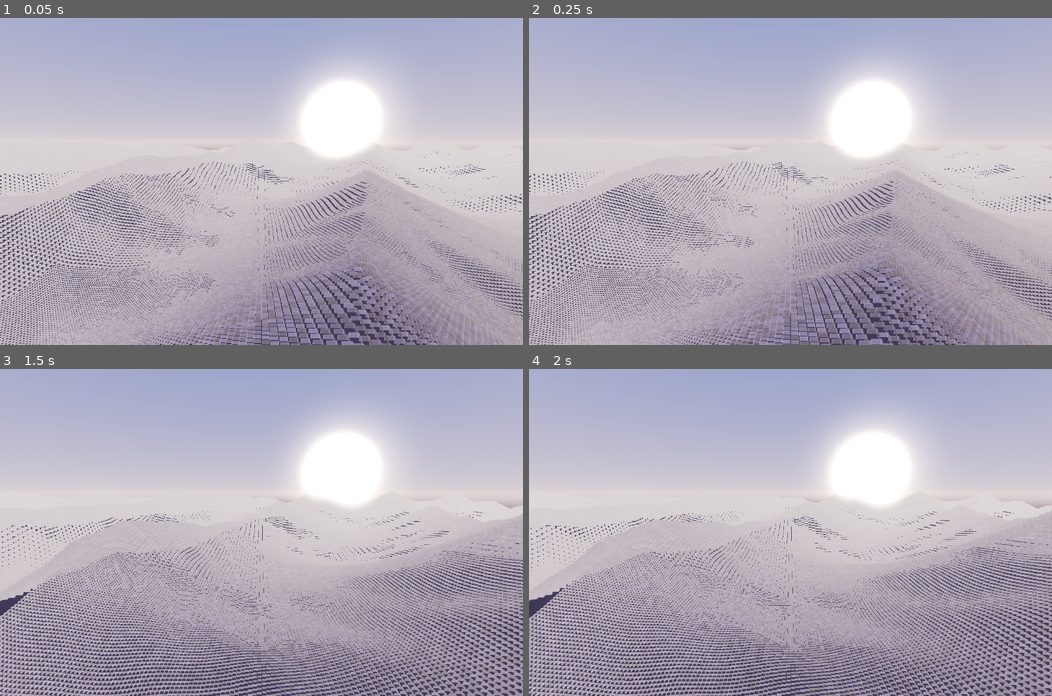
Above: before the commit, frames 1-4 (two rows, left to right).
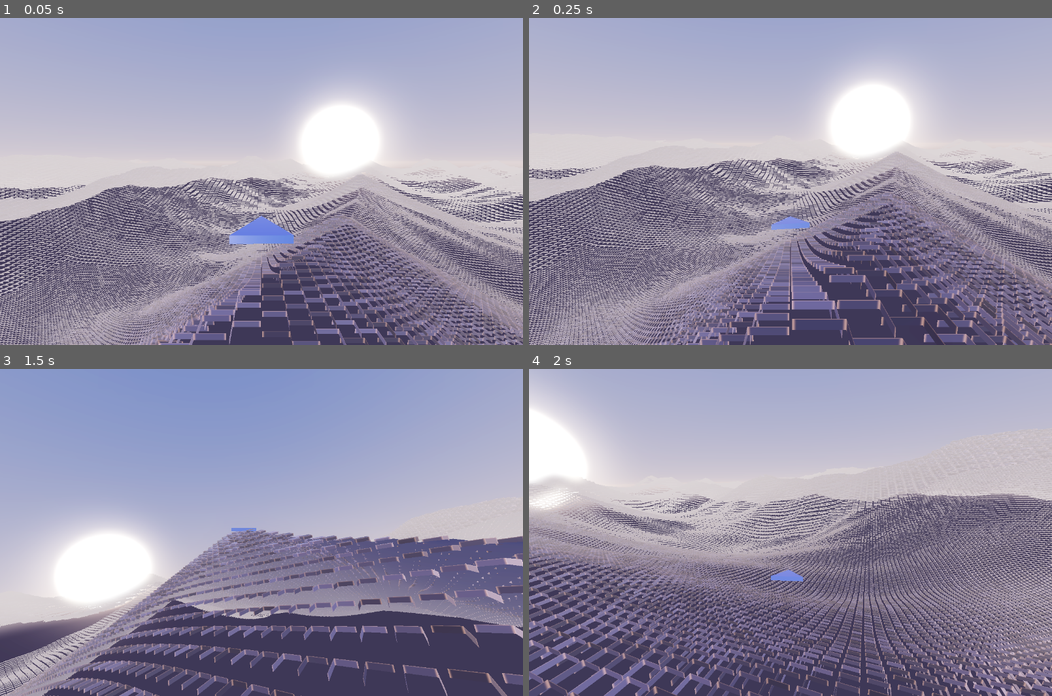
Above: after the commit, the same moments.

Repository: gallak87/tech9
Game: Godot game, scene res://scenes/Main.tscn
Two runs of this game, one before a commit and one after it. Both use one fixed random seed, a clock stepped at 60 frames per second and the inputs below.
Inputs (mouse positions are in pixels of both pictures, inside the frame that each line leads up to):
- Up to frame 1 (0.05 s): no input
- Up to frame 2 (0.25 s): no input
- Up to frame 3 (1.5 s): tap Enter at 0.5 s; move the mouse to (376, 516) at 0.52 s; hold D (steer_right) 0.53-1.25 s; hold Shift (boost) 0.53-1.25 s; click (376, 516) at 0.67 s; tap Space at 0.77 s; drag from (156, 548) to (235, 597) at 1.27 s
- Up to frame 4 (2 s): no input

The runs differ from the first frame. In frame 1, 36% of the frame differs, in the area x 0-100%, y 11-100%; in frame 2, 40%; in frame 3, 79%, in the area x 0-100%, y 0-100%; in frame 4, 56%.

Commit message:
dg: glide controller + damped chase camera
Phase 2. Free-roam flight over the heightfield.

Glider.gd owns position and yaw only; bank and pitch are cosmetic and live on
an Attitude child, so gameplay direction is never contaminated by visual roll.
Bank is the state and yaw rate is derived from it via a coordinated turn, which
makes turn radius scale with speed for free -- 33m at cruise 78 u/s, 76m at
boost 118. Altitude is a critically damped spring against Height.height_grad()
with 0.28s of forward look-ahead, so the ship climbs before the dune arrives
instead of reacting after it is already in the slope. No physics body, no
raycasts: every terrain query is analytic, which is what lets the field morph.

ChaseCamera.gd is a damped follower with INDEPENDENT time constants for
position, yaw and roll. The yaw lag (~22 deg mid-carve) is what makes a carve
read as one. It is deliberately not a child of the ship, and roll lives on a
child pivot because look_at() rewrites the basis.

Attitude fixes from playtest feedback:
- Nose bobbed constantly. Cause was reading the instantaneous analytic gradient
  for pitch: the height function has terms at wavelength 21 and 44, so at cruise
  the point derivative swings at ~3.7Hz. Slope is now measured over a 9-unit
  baseline, which low-passes the micro-ripples. 0.39 reversals/sec, was ~4.
- Both pitch terms had inverted signs -- nose dipped climbing a hill and popped
  over the crest. In Godot with -Z forward, R_x(t) maps forward to
  (0, sin t, -cos t), so +X pitches the nose UP. The old comment asserted the
  opposite, which is why it survived a review pass. The derivation is now in
  the code. _climb_pitch was also subtracting instead of adding, fighting the
  slope term.
- Lateral roll was inverted too: ground rising to starboard dropped that wing
  instead of lifting it.
- Nose now leads into the turn rather than sideslipping out of it.
- Pitch input was a flight stick, not an altitude nudge. climb_rate 26 -> 11.

debug_attitude_report() scores every frame where the ground is clearly sloping
and reports how often nose direction matches. Reads 89.4% over 1492 frames --
the residual is honest damping lag, not a sign error. An inversion reads ~10%.

Damp.gd: exponential and critically damped helpers, all delta-based. A raw
lerp(a, b, k) settles at different rates at 60 and 120fps.

27 draw calls, 118fps.

Diff:
--- a/games/duneglide/scenes/Main.tscn
+++ b/games/duneglide/scenes/Main.tscn
@@ -1,9 +1,21 @@
-[gd_scene load_steps=5 format=3 uid="uid://dg0main0scene"]
+[gd_scene load_steps=8 format=3 uid="uid://dg0main0scene"]
 
 [ext_resource type="Environment" path="res://assets/dawn_env.tres" id="1"]
 [ext_resource type="Script" path="res://scripts/TerrainField.gd" id="2"]
-[ext_resource type="Script" path="res://scripts/FlyCam.gd" id="3"]
 [ext_resource type="Script" path="res://scripts/DebugParity.gd" id="4"]
+[ext_resource type="Script" path="res://scripts/Glider.gd" id="5"]
+[ext_resource type="Script" path="res://scripts/ChaseCamera.gd" id="6"]
+
+[sub_resource type="PrismMesh" id="Prism_1"]
+size = Vector3(3.2, 4.6, 0.42)
+
+[sub_resource type="StandardMaterial3D" id="Hull_1"]
+albedo_color = Color(0.18, 0.42, 0.92, 1)
+metallic = 0.1
+roughness = 0.35
+emission_enabled = true
+emission = Color(0.12, 0.34, 0.85, 1)
+emission_energy_multiplier = 0.6
 
 [node name="Main" type="Node3D"]
 
@@ -18,16 +30,29 @@
 
 [node name="Terrain" type="Node3D" parent="."]
 script = ExtResource("2")
-target = NodePath("../FlyCam")
+target = NodePath("../Ship")
 
-[node name="FlyCam" type="Node3D" parent="."]
-script = ExtResource("3")
+[node name="Ship" type="Node3D" parent="."]
+script = ExtResource("5")
 
-[node name="Camera3D" type="Camera3D" parent="FlyCam"]
+[node name="Attitude" type="Node3D" parent="Ship"]
+
+[node name="Hull" type="MeshInstance3D" parent="Ship/Attitude"]
+transform = Transform3D(1, 0, 0, 0, -4.37114e-08, 1, 0, -1, -4.37114e-08, 0, 0, 0)
+mesh = SubResource("Prism_1")
+surface_material_override/0 = SubResource("Hull_1")
+
+[node name="CameraRig" type="Node3D" parent="."]
+script = ExtResource("6")
+target = NodePath("../Ship")
+
+[node name="RollPivot" type="Node3D" parent="CameraRig"]
+
+[node name="Camera3D" type="Camera3D" parent="CameraRig/RollPivot"]
 fov = 72.0
 near = 0.4
 far = 900.0
 
 [node name="DebugParity" type="Node3D" parent="."]
 script = ExtResource("4")
-follow = NodePath("../FlyCam")
+follow = NodePath("../Ship")
--- /dev/null
+++ b/games/duneglide/scripts/ChaseCamera.gd
@@ -0,0 +1,81 @@
+class_name ChaseCamera
+extends Node3D
+
+## Damped chase camera.
+##
+## Deliberately NOT a child of the ship. Two ways to get this wrong, both of
+## which void-fracture demonstrates or invites:
+##  - child of the ship: rigidly inherits every yaw twitch and the full 54-degree
+##    bank. Nauseating, and it kills any sense of the ship moving within frame.
+##  - world-space sibling at a fixed offset (what void-fracture does, a Camera3D
+##    at (0, 1.0, 3.5) that only lerps its Y): cannot follow yaw at all. Fine for
+##    a rail shooter, structurally impossible for free roam.
+##
+## Correct: a script-driven follower with INDEPENDENT time constants for
+## position, yaw and roll. The yaw lagging behind the ship's yaw is what makes a
+## carve read as a carve — the ship swings toward the edge of frame, then the
+## camera catches up.
+
+@export var target: NodePath
+
+@export_group("Placement")
+@export var distance := 9.5
+@export var height := 3.4
+@export var look_ahead := 13.0
+@export var look_up := 1.6
+
+@export_group("Damping")
+@export var pos_smooth := 0.16
+@export var yaw_rate := 4.5
+@export var roll_share := 0.28
+
+@export_group("Feel")
+@export var base_fov := 72.0
+@export var boost_fov_add := 15.0
+@export var fov_rate := 3.0
+@export var ground_clear := 2.6
+
+var _yaw := 0.0
+var _vel := Vector3.ZERO
+var _ship: Glider
+
+@onready var _roll: Node3D = $RollPivot
+@onready var _cam: Camera3D = $RollPivot/Camera3D
+
+
+func _ready() -> void:
+	_ship = get_node(target) as Glider
+	_yaw = _ship.yaw
+	top_level = true            # never inherit a parent transform
+	global_position = _anchor()
+	_cam.near = 0.4
+	_cam.far = 900.0
+
+
+func _process(dt: float) -> void:
+	_yaw = Damp.exp_to_angle(_yaw, _ship.yaw, yaw_rate, dt)
+
+	var v := [_vel]
+	global_position = Damp.spring_v3(global_position, _anchor(), v, pos_smooth, dt)
+	_vel = v[0]
+
+	# Analytic terrain keeps the camera out of dunes for the cost of six sines.
+	var gh := Height.height(global_position.x, global_position.z)
+	if global_position.y < gh + ground_clear:
+		global_position.y = gh + ground_clear
+		_vel.y = maxf(_vel.y, 0.0)
+
+	var fwd := _ship.forward()
+	look_at(_ship.global_position + fwd * look_ahead + Vector3.UP * look_up, Vector3.UP)
+
+	# Roll lives on the child because look_at() just rewrote this node's basis.
+	# Camera copies only a fraction of ship bank — a full copy is sickening.
+	_roll.rotation.z = Damp.exp_to(_roll.rotation.z, _ship.bank * roll_share, 6.0, dt)
+
+	_cam.fov = Damp.exp_to(_cam.fov, base_fov + _ship.boost_amount() * boost_fov_add,
+		fov_rate, dt)
+
+
+func _anchor() -> Vector3:
+	var f := Vector3(-sin(_yaw), 0.0, -cos(_yaw))
+	return _ship.global_position - f * distance + Vector3.UP * height
--- /dev/null
+++ b/games/duneglide/scripts/Damp.gd
@@ -0,0 +1,51 @@
+class_name Damp
+extends RefCounted
+
+## Frame-rate-independent smoothing.
+##
+## Never write `lerp(a, b, 0.1)` in this project — that is a per-frame constant,
+## so the same code settles at a different rate at 60fps and 120fps. Everything
+## here takes delta and behaves identically at any frame rate, which matters a
+## lot on a 120Hz ProMotion display that drops to 60 on battery.
+
+
+## Exponential approach. `rate` is in 1/seconds; higher is snappier.
+static func exp_to(cur: float, tgt: float, rate: float, dt: float) -> float:
+	return tgt + (cur - tgt) * exp(-rate * dt)
+
+
+static func exp_to_v3(cur: Vector3, tgt: Vector3, rate: float, dt: float) -> Vector3:
+	return tgt + (cur - tgt) * exp(-rate * dt)
+
+
+## Angle-aware exponential approach, taking the shortest arc.
+static func exp_to_angle(cur: float, tgt: float, rate: float, dt: float) -> float:
+	return tgt + wrapf(cur - tgt, -PI, PI) * exp(-rate * dt)
+
+
+## Critically damped spring (Game Programming Gems 4). Reaches the target fast
+## with no overshoot and no oscillation — the right curve for altitude hold and
+## camera follow, where a springy overshoot would read as a bug.
+## `vel` is a single-element Array used as an in/out reference.
+static func spring(cur: float, tgt: float, vel: Array, smooth_time: float, dt: float) -> float:
+	var omega := 2.0 / maxf(smooth_time, 0.0001)
+	var x := omega * dt
+	var ex := 1.0 / (1.0 + x + 0.48 * x * x + 0.235 * x * x * x)
+	var change := cur - tgt
+	var v0: float = vel[0]
+	var temp := (v0 + omega * change) * dt
+	vel[0] = (v0 - omega * temp) * ex
+	return tgt + (change + temp) * ex
+
+
+static func spring_v3(cur: Vector3, tgt: Vector3, vel: Array, smooth_time: float, dt: float) -> Vector3:
+	var v0: Vector3 = vel[0]
+	var vx := [v0.x]
+	var vy := [v0.y]
+	var vz := [v0.z]
+	var r := Vector3(
+		spring(cur.x, tgt.x, vx, smooth_time, dt),
+		spring(cur.y, tgt.y, vy, smooth_time, dt),
+		spring(cur.z, tgt.z, vz, smooth_time, dt))
+	vel[0] = Vector3(vx[0], vy[0], vz[0])
+	return r
--- /dev/null
+++ b/games/duneglide/scripts/Glider.gd
@@ -0,0 +1,242 @@
+class_name Glider
+extends Node3D
+
+## Surface-hugging free-roam flight controller.
+##
+## Runs in _process, not _physics_process: there is no physics body and nothing
+## to sync with, so one state update per rendered frame avoids the whole class
+## of "stuttery at non-60Hz" interpolation bugs.
+##
+## No CharacterBody3D, no raycasts, no collision shapes. Every terrain query is
+## an analytic Height.height_grad() call. That is the entire reason the terrain
+## can morph freely — a physics heightmap would need rebuilding every frame.
+##
+## This node owns position and YAW ONLY. Bank and pitch are cosmetic and live on
+## the $Attitude child, so gameplay direction (where shots go, where the camera
+## points) is never contaminated by visual roll.
+
+@export_group("Speed")
+@export var cruise_speed := 78.0
+@export var boost_speed := 118.0
+@export var brake_speed := 46.0
+@export var accel := 55.0
+@export var decel := 70.0
+
+@export_group("Turning")
+@export var max_bank := 0.95        # rad, ~54 deg. Aggressive on purpose.
+@export var bank_rate := 5.0
+## Coordinated-turn constant. Bank is the state and yaw rate is DERIVED from it,
+## which is what makes fast flight turn wide and slow flight turn tight with no
+## extra tuning: at 78 u/s a full bank gives a 33m radius, at 118 u/s it gives
+## 76m. Boost widens your turns for free.
+@export var arcade_g := 150.0
+@export var max_yaw_rate := 2.4
+
+@export_group("Hover")
+@export var hover_height := 2.2
+@export var hover_smooth := 0.20
+## Pitch input is a gentle altitude nudge, not a flight stick. At 26.0 it read
+## as "the ship can just fly", which breaks the surface-hugging premise.
+@export var climb_rate := 11.0
+@export var max_offset := 9.0
+@export var offset_bleed := 0.95
+## Seconds of terrain prediction. This is the difference between a hover racer
+## and a rubber band — the ship starts climbing BEFORE the dune arrives.
+@export var lookahead_t := 0.28
+@export var lookahead_mix := 0.55
+@export var min_clearance := 0.40
+
+@export_group("Attitude (cosmetic)")
+## Baseline for measuring surface slope, in units. Attitude must NOT use the
+## instantaneous gradient: the height function carries terms at wavelength 21
+## and 44, so at cruise the point derivative swings at ~3.7Hz and the nose bobs
+## constantly for no reason the player can see. Differencing over a baseline
+## this long low-passes those away and leaves only real dune slope.
+@export var slope_baseline := 9.0
+@export var surf_pitch_gain := 0.22
+@export var surf_roll_gain := 0.30
+@export var attitude_rate := 3.0
+## How far the nose leads into a turn. Positive = nose points into the turn,
+## which reads as the ship actively steering.
+@export var nose_lead := 0.16
+
+signal fired(direction: Vector3, tier: int, pos: Vector3)
+
+var speed := 78.0
+var yaw := 0.0
+var bank := 0.0                     # read by the camera rig
+var _alt_off := 0.0
+var _y_vel := 0.0
+var _surf_pitch := 0.0
+var _surf_roll := 0.0
+var _climb_pitch := 0.0
+
+var _dbg_lo := INF
+var _dbg_hi := -INF
+var _dbg_rev := 0
+var _dbg_frames := 0
+var _dbg_prev := 0.0
+var _dbg_rising := true
+var _dbg_slope := 0.0
+var _dbg_agree := 0
+var _dbg_scored := 0
+
+@onready var attitude: Node3D = $Attitude
+
+
+func _ready() -> void:
+	speed = cruise_speed
+	global_position.y = Height.height(global_position.x, global_position.z) + hover_height
+
+
+## Godot convention: -Z is forward.
+func forward() -> Vector3:
+	return Vector3(-sin(yaw), 0.0, -cos(yaw))
+
+
+func right() -> Vector3:
+	return Vector3(cos(yaw), 0.0, -sin(yaw))
+
+
+func _process(dt: float) -> void:
+	var steer := Input.get_axis("steer_left", "steer_right")
+	var pitch_in := Input.get_axis("nose_down", "nose_up")
+	var thr := Input.get_action_strength("boost") - Input.get_action_strength("brake")
+
+	# speed
+	var tgt := cruise_speed
+	if thr > 0.0:
+		tgt = lerpf(cruise_speed, boost_speed, thr)
+	elif thr < 0.0:
+		tgt = lerpf(cruise_speed, brake_speed, -thr)
+	speed = move_toward(speed, tgt, (accel if tgt > speed else decel) * dt)
+
+	# bank -> yaw, coordinated turn
+	bank = Damp.exp_to(bank, -steer * max_bank, bank_rate, dt)
+	var yaw_rate := clampf(arcade_g * tan(bank) / maxf(speed, 25.0),
+		-max_yaw_rate, max_yaw_rate)
+	yaw = wrapf(yaw + yaw_rate * dt, -PI, PI)
+
+	var fwd := forward()
+	var p := global_position + fwd * speed * dt
+
+	# altitude: critically damped spring to (terrain + hover + commanded offset)
+	_alt_off = clampf(_alt_off + pitch_in * climb_rate * dt,
+		-hover_height + min_clearance, max_offset)
+	_alt_off = Damp.exp_to(_alt_off, 0.0, offset_bleed, dt)
+
+	var g_here := Height.height_grad(p.x, p.z)     # one call gives h and gradient
+	var ahead := p + fwd * speed * lookahead_t
+	var h_ahead := Height.height(ahead.x, ahead.z)
+	var h_ref := lerpf(g_here.x, h_ahead, lookahead_mix)
+
+	var yv := [_y_vel]
+	p.y = Damp.spring(p.y, h_ref + hover_height + _alt_off, yv, hover_smooth, dt)
+	_y_vel = yv[0]
+
+	# Terrain is SOFT by design — the hover spring always wins and there is no
+	# crash case. This clamp is the floor of last resort, not a collision.
+	var floor_y := g_here.x + min_clearance
+	if p.y < floor_y:
+		p.y = floor_y
+		_y_vel = maxf(_y_vel, 0.0)
+
+	global_position = p
+	rotation.y = yaw            # gameplay orientation only: no roll, no pitch
+
+	# ── visual attitude — no gameplay effect ────────────────
+	# Slope measured over a baseline rather than from the point gradient, so the
+	# short-wavelength terms in the height function don't shake the nose.
+	var rgt := right()
+	var L := slope_baseline
+	var h_f := Height.height(p.x + fwd.x * L, p.z + fwd.z * L)
+	var h_b := Height.height(p.x - fwd.x * L, p.z - fwd.z * L)
+	var h_r := Height.height(p.x + rgt.x * L, p.z + rgt.z * L)
+	var h_l := Height.height(p.x - rgt.x * L, p.z - rgt.z * L)
+
+	var climb_slope := (h_f - h_b) / (2.0 * L)   # >0 when the ground rises ahead
+	var right_slope := (h_r - h_l) / (2.0 * L)   # >0 when it rises to starboard
+
+	# Sign derivation, because getting this backwards is invisible in a still and
+	# glaring in motion. Forward is -Z. R_x(t) takes (0,0,-1) to (0, sin t, -cos t),
+	# so +X pitches the nose UP and rising ground ahead wants a POSITIVE angle.
+	# R_z(t) takes the +X wing to (cos t, sin t, 0), so +Z lifts the starboard
+	# wing — ground rising to starboard also wants positive.
+	_surf_pitch = Damp.exp_to(_surf_pitch, atan(climb_slope) * surf_pitch_gain,
+		attitude_rate, dt)
+	_surf_roll = Damp.exp_to(_surf_roll, atan(right_slope) * surf_roll_gain,
+		attitude_rate, dt)
+
+	# Vertical velocity is smoothed too — raw _y_vel inherits the spring's own
+	# ripple and would put the bob straight back in.
+	_climb_pitch = Damp.exp_to(_climb_pitch, clampf(_y_vel / 90.0, -0.30, 0.30),
+		attitude_rate, dt)
+
+	# Climbing (_y_vel > 0) also wants nose up, so this ADDS. It was subtracting,
+	# which fought the slope term instead of reinforcing it.
+	attitude.rotation.x = _surf_pitch + _climb_pitch
+	attitude.rotation.z = bank + _surf_roll
+	attitude.rotation.y = bank * nose_lead      # nose leads into the turn
+
+	_dbg_slope = climb_slope
+	_debug_sample()
+
+
+## --- attitude tuning telemetry ---------------------------------------------
+## Nose bob is the kind of thing that looks "probably fine" in a screenshot and
+## is obvious in motion, so measure it instead of eyeballing: reset, fly for a
+## second, read. `reversals` is what matters — a nose tracking real dune slope
+## changes direction a couple of times a second, one shaking on micro-ripples
+## reverses constantly.
+func debug_attitude_reset() -> void:
+	_dbg_lo = INF
+	_dbg_hi = -INF
+	_dbg_rev = 0
+	_dbg_frames = 0
+	_dbg_prev = attitude.rotation.x
+	_dbg_rising = true
+	_dbg_agree = 0
+	_dbg_scored = 0
+
+
+func debug_attitude_report() -> Dictionary:
+	return {
+		"pitch_swing_deg": rad_to_deg(_dbg_hi - _dbg_lo),
+		"reversals": _dbg_rev,
+		"frames": _dbg_frames,
+		"reversals_per_sec": _dbg_rev / maxf(_dbg_frames / 60.0, 0.001),
+		# Fraction of frames where nose direction matched ground slope. Only
+		# frames on a definite slope are scored, and the attitude damping lags
+		# by ~0.3s, so expect high-90s rather than a clean 100%.
+		"slope_agreement_pct": 100.0 * _dbg_agree / maxi(_dbg_scored, 1),
+		"scored_frames": _dbg_scored,
+	}
+
+
+func _debug_sample() -> void:
+	var px := attitude.rotation.x
+	_dbg_lo = minf(_dbg_lo, px)
+	_dbg_hi = maxf(_dbg_hi, px)
+	var rising := px > _dbg_prev
+	if _dbg_frames > 0 and rising != _dbg_rising:
+		_dbg_rev += 1
+	_dbg_rising = rising
+	_dbg_prev = px
+	_dbg_frames += 1
+
+	# Only score frames where the ground is clearly sloping and the nose is
+	# clearly off level — near zero the sign is noise, not information.
+	if absf(_dbg_slope) > 0.05 and absf(_surf_pitch) > 0.002:
+		_dbg_scored += 1
+		if (_dbg_slope > 0.0) == (_surf_pitch > 0.0):
+			_dbg_agree += 1
+
+
+## Normalised 0..1 across the cruise->boost band. Drives FOV kick and speed lines.
+func boost_amount() -> float:
+	return clampf(inverse_lerp(cruise_speed, boost_speed, speed), 0.0, 1.0)
+
+
+## Height of the ship above the terrain surface directly below it.
+func altitude() -> float:
+	return global_position.y - Height.height(global_position.x, global_position.z)
--- a/games/duneglide/scripts/TerrainField.gd
+++ b/games/duneglide/scripts/TerrainField.gd
@@ -34,8 +34,8 @@
 @export var fill_z := 0.76
 ## Skirt depth. Deep blocks read as vertical fins from a low angle rather than
 ## the reference's flat tiles — keep this just long enough to show a side face.
-@export var block_depth := 0.55
-@export var substrate_drop := 0.32
+@export var block_depth := 0.22
+@export var substrate_drop := 0.14
 @export var target: NodePath
 
 var _rings: Array = []
Not shown, added: games/duneglide/scripts/ChaseCamera.gd.uid
Not shown, added: games/duneglide/scripts/Damp.gd.uid
Not shown, added: games/duneglide/scripts/Glider.gd.uid
